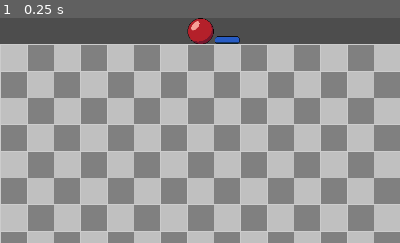
Above: before the commit, frame 1.
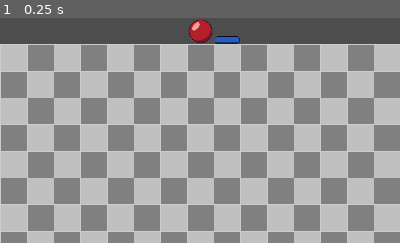
Above: after the commit, the same moment.

Repository: NiallConnolly098/Drumsteps
Game: Godot game, scene res://Scenes/main.tscn
Two runs of this game, one before a commit and one after it. Both use one fixed random seed, a clock stepped at 60 frames per second and the inputs below.
Inputs:
- Up to frame 1 (0.25 s): no input
The pictures show only the part of the screen within x 23-73%, y 0-50%; the shares and areas given below are measured in that part.

The runs differ from the first frame. In frame 1, 0.2% of the frame differs, in the area x 46-54%, y 0-12%.

Commit message:
final update before meeting 16-01

Diff:
--- /dev/null
+++ b/Scenes/StepSpawner.gd
@@ -0,0 +1,28 @@
+extends TextureRect
+
+@export var snap_size_x := 64
+@export var snap_size_y := 64
+
+var is_dragging = false
+var is_hovered = false
+
+func _input(event):
+	if event is InputEventMouseButton and event.button_index == MOUSE_BUTTON_LEFT:
+		if event.pressed and is_hovered:
+			is_dragging = true
+		else:
+			is_dragging = false
+			snap_to_grid()
+	if is_dragging and event is InputEventMouseMotion:
+		global_position += event.relative
+
+func snap_to_grid():
+	# Snap the TextureRect's position to the nearest grid cell
+	var snap_size = Vector2(snap_size_x, snap_size_y)
+	global_position = global_position.snapped(snap_size)
+
+func _on_mouse_entered():
+	is_hovered = true
+
+func _on_mouse_exited():
+	is_hovered = false
--- a/Scenes/main.tscn
+++ b/Scenes/main.tscn
@@ -1,45 +1,46 @@
-[gd_scene load_steps=6 format=3 uid="uid://smle047ig7mj"]
+[gd_scene load_steps=10 format=3 uid="uid://smle047ig7mj"]
 
 [ext_resource type="Script" path="res://Scripts/main.gd" id="1_1qjmc"]
 [ext_resource type="Texture2D" uid="uid://ytvenapyn18t" path="res://Media/Art/bg.png" id="2_6og5j"]
 [ext_resource type="Script" path="res://Scripts/Grid.gd" id="2_fr20y"]
 [ext_resource type="PackedScene" uid="uid://c64wbaim018j1" path="res://Scenes/ball.tscn" id="3_08xku"]
+[ext_resource type="Texture2D" uid="uid://b8kyyds4w7kw3" path="res://Media/Art/Ball.png" id="3_ogdfv"]
+[ext_resource type="Script" path="res://Scripts/BallSpawner.gd" id="4_hvife"]
 [ext_resource type="PackedScene" uid="uid://blyavrwxn36gt" path="res://Scenes/step.tscn" id="4_n1fgt"]
+[ext_resource type="Texture2D" uid="uid://cauy74upxjnep" path="res://Media/Art/Step.png" id="5_bwqnl"]
+[ext_resource type="Script" path="res://Scenes/StepSpawner.gd" id="6_sw7fy"]
 
 [node name="Main" type="Control"]
 layout_mode = 3
 anchors_preset = 0
 script = ExtResource("1_1qjmc")
+ball_scene = ExtResource("3_08xku")
+step_scene = ExtResource("4_n1fgt")
 
 [node name="TextureRect" type="TextureRect" parent="."]
-layout_mode = 0
 offset_top = 64.0
 offset_right = 1920.0
 offset_bottom = 1088.0
 texture = ExtResource("2_6og5j")
 
-[node name="TopBar" type="Control" parent="."]
-anchors_preset = 0
+[node name="TopBar" type="HBoxContainer" parent="."]
 offset_right = 1920.0
 offset_bottom = 64.0
-
-[node name="HBoxContainer" type="HBoxContainer" parent="TopBar"]
-layout_mode = 1
-anchors_preset = 15
-anchor_right = 1.0
-anchor_bottom = 1.0
-grow_horizontal = 2
-grow_vertical = 2
 theme_override_constants/separation = 0
 alignment = 1
 
-[node name="Ball" parent="TopBar/HBoxContainer" instance=ExtResource("3_08xku")]
-position = Vector2(928, 32)
+[node name="Ball" type="TextureRect" parent="TopBar"]
+layout_mode = 2
+texture = ExtResource("3_ogdfv")
+script = ExtResource("4_hvife")
 
-[node name="Step" parent="TopBar/HBoxContainer" instance=ExtResource("4_n1fgt")]
-position = Vector2(992, 32)
+[node name="Step" type="TextureRect" parent="TopBar"]
+layout_mode = 2
+texture = ExtResource("5_bwqnl")
+script = ExtResource("6_sw7fy")
 
 [node name="Grid" type="Control" parent="."]
+layout_mode = 3
 anchors_preset = 0
 offset_top = 64.0
 offset_right = 1920.0
@@ -48,7 +49,6 @@
 script = ExtResource("2_fr20y")
 
 [node name="PlayButton" type="Button" parent="."]
-layout_mode = 0
 offset_left = 1680.0
 offset_top = 992.0
 offset_right = 1792.0
@@ -56,7 +56,6 @@
 text = "PLAY"
 
 [node name="StopButton" type="Button" parent="."]
-layout_mode = 0
 offset_left = 1800.0
 offset_top = 992.0
 offset_right = 1912.0
@@ -64,12 +63,13 @@
 text = "STOP"
 
 [node name="MenuButton" type="Button" parent="."]
-layout_mode = 0
 offset_left = 1856.0
 offset_right = 1920.0
 offset_bottom = 64.0
 text = "X"
 
+[connection signal="mouse_entered" from="TopBar/Ball" to="TopBar/Ball" method="_on_mouse_entered"]
+[connection signal="mouse_exited" from="TopBar/Ball" to="TopBar/Ball" method="_on_mouse_exited"]
+[connection signal="mouse_entered" from="TopBar/Step" to="TopBar/Step" method="_on_mouse_entered"]
+[connection signal="mouse_exited" from="TopBar/Step" to="TopBar/Step" method="_on_mouse_exited"]
 [connection signal="pressed" from="PlayButton" to="." method="_on_play_button_pressed"]
-[connection signal="pressed" from="StopButton" to="." method="_on_stop_button_pressed"]
-[connection signal="pressed" from="MenuButton" to="." method="_on_menu_button_pressed"]
--- a/Scenes/step.tscn
+++ b/Scenes/step.tscn
@@ -1,14 +1,12 @@
-[gd_scene load_steps=4 format=3 uid="uid://blyavrwxn36gt"]
+[gd_scene load_steps=3 format=3 uid="uid://blyavrwxn36gt"]
 
 [ext_resource type="Texture2D" uid="uid://cauy74upxjnep" path="res://Media/Art/Step.png" id="1_4bls8"]
-[ext_resource type="Script" path="res://Scripts/step.gd" id="1_cb4s0"]
 
 [sub_resource type="RectangleShape2D" id="RectangleShape2D_skhc8"]
 size = Vector2(64, 20)
 
 [node name="Step" type="StaticBody2D"]
 position = Vector2(32, 32)
-script = ExtResource("1_cb4s0")
 
 [node name="Sprite2D" type="Sprite2D" parent="."]
 texture = ExtResource("1_4bls8")
--- /dev/null
+++ b/Scripts/BallSpawner.gd
@@ -0,0 +1,27 @@
+extends TextureRect
+
+@export var snap_size_x := 64
+@export var snap_size_y := 64
+var is_dragging = false
+var is_hovered = false
+
+func _input(event):
+	if event is InputEventMouseButton and event.button_index == MOUSE_BUTTON_LEFT:
+		if event.pressed and is_hovered:
+			is_dragging = true
+		else:
+			is_dragging = false
+			snap_to_grid()
+	if is_dragging and event is InputEventMouseMotion:
+		global_position += event.relative
+
+func snap_to_grid():
+	# Snap the TextureRect's position to the nearest grid cell
+	var snap_size = Vector2(snap_size_x, snap_size_y)
+	global_position = global_position.snapped(snap_size)
+
+func _on_mouse_entered():
+	is_hovered = true
+
+func _on_mouse_exited():
+	is_hovered = false
--- a/Scripts/ball.gd
+++ b/Scripts/ball.gd
@@ -1,40 +1,13 @@
 extends Area2D
 
-@export var fall_speed = 200  # Speed at which the ball falls
-@export var collision_sound: AudioStream  # Sound to play on collision
+@export var fall_speed = 40
+@export var collision_sound: AudioStream
 
-var is_simulating = false  # Whether the simulation is active
-var dragging = false
-
-func _input(event):
-	if event is InputEventMouseButton:
-		if event.button_index == MOUSE_BUTTON_LEFT:
-			dragging = event.pressed
-	if dragging and event is InputEventMouseMotion:
-		global_position += event.relative
-
-func _process(delta):
-	if is_simulating:
-		# Move the ball downward during simulation
-		position.y += fall_speed
+var is_simulating = false
 
 func start_simulation():
-	# Called to start the simulation
 	is_simulating = true
 
-func stop_simulation():
-	# Called to stop the simulation
-	is_simulating = false
-
-	# Reset the position to its initial state (optional)
-	# This assumes you have a stored initial position
-	global_position = Vector2()
-
-func _on_area_entered(area):
-	# Play the collision sound when hitting a step
-	if collision_sound and area.is_in_group("steps"):
-		var audio_player = AudioStreamPlayer2D.new()
-		add_child(audio_player)
-		audio_player.stream = collision_sound
-		audio_player.play()
-		audio_player.queue_free()  # Clean up after the sound plays
+func _physics_process(delta):
+	if is_simulating:
+		position.y += fall_speed
--- a/Scripts/main.gd
+++ b/Scripts/main.gd
@@ -1,46 +1,58 @@
 extends Control
 
-# Drag and Drop variables
-var dragged_item = null
-var grid_size = 32
-var items_in_grid = []
+@export var ball_scene: PackedScene
+@export var step_scene: PackedScene
 
-# Called when the scene is ready
-func _ready():
-	pass
+func _on_play_button_pressed():
+	# Get all children of the grid
+	var grid = $Grid
+	for node in grid.get_children():
+		if node is TextureRect:
+			replace_with_physics_node(node)
 
-# Handles dragging from the top bar
-func _on_item_dragged(item):
-	dragged_item = item
+func replace_with_physics_node(texture_rect):
+	var new_instance
 
-# Handles dropping onto the grid
-func _on_grid_drop(position):
-	if dragged_item:
-		var grid_position = position / grid_size
-		grid_position.x = int(grid_position.x)
-		grid_position.y = int(grid_position.y)
+	# Determine whether to replace with a ball or a step
+	if texture_rect.name == "Ball":
+		new_instance = ball_scene.instantiate()
+	elif texture_rect.name == "Step":
+		new_instance = step_scene.instantiate()
+	else:
+		return  # Ignore other nodes
 
-		var new_item = dragged_item.instance()
-		new_item.position = grid_position * grid_size
-		add_child(new_item)
-		items_in_grid.append(new_item)
+	# Position the new instance where the TextureRect was
+	new_instance.global_position = texture_rect.global_position
 
-		dragged_item = null
+	# Add the new instance to the grid's parent (or appropriate container)
+	texture_rect.get_parent().add_child(new_instance)
 
-# Called when the user presses play
-func _on_play_button_pressed():
-	# Start simulation for all balls and steps
-	for node in get_tree().get_nodes_in_group("balls"):
-		node.start_simulation()
-	for node in get_tree().get_nodes_in_group("steps"):
-		node.start_simulation()
+	# Remove the original TextureRect
+	texture_rect.queue_free()
 
-func _on_stop_button_pressed():
-	for item in items_in_grid:
-		if item.name == "Ball":
-			item.set_physics_process(false)
-			item.position = item.position.snap(Vector2(grid_size, grid_size))
 
-func _on_menu_button_pressed():
-	get_tree().root.propagate_notification(NOTIFICATION_WM_CLOSE_REQUEST)
-	SceneTree.quit
+func reset_simulation():
+	var grid = $Grid  # Replace with your grid node path
+	for node in grid.get_children():
+		node.queue_free()
+
+	# Recreate the TextureRects in their initial positions
+	create_initial_items()
+
+func create_initial_items():
+	var grid = $Grid  # Replace with your grid node path
+	# Add TextureRects back to the grid with their initial positions
+	var ball_texture = preload("res://Media/Art/Ball.png")
+	var step_texture = preload("res://Media/Art/Step.png")
+
+	var ball = TextureRect.new()
+	ball.texture = ball_texture
+	ball.global_position = Vector2(100, 100)  # Adjust as needed
+	ball.name = "Ball"
+	grid.add_child(ball)
+
+	var step = TextureRect.new()
+	step.texture = step_texture
+	step.global_position = Vector2(200, 200)  # Adjust as needed
+	step.name = "Step"
+	grid.add_child(step)
--- a/Scripts/step.gd
+++ /dev/null
@@ -1,20 +0,0 @@
-extends StaticBody2D
-
-@export var is_movable = true  # Steps can optionally be made draggable
-
-func _ready():
-	# Set the step in the "steps" group for collision detection
-	add_to_group("steps")
-
-func start_simulation():
-	# Lock the step in place if it was movable
-	is_movable = false
-
-func stop_simulation():
-	# Allow the step to be moved again (optional)
-	is_movable = true
-
-func _input(event):
-	# If the step is draggable, allow drag-and-drop
-	if is_movable and event is InputEventMouseMotion and Input.is_mouse_button_pressed(MOUSE_BUTTON_LEFT):
-		global_position += event.relative
